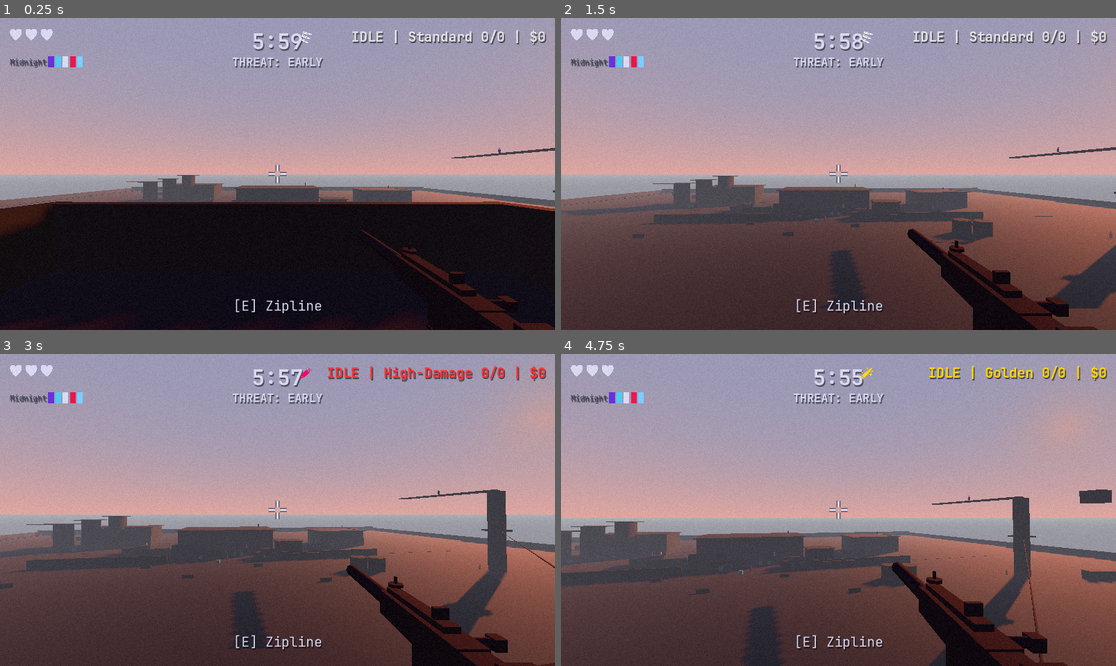
Above: before the commit, frames 1-4 (two rows, left to right).
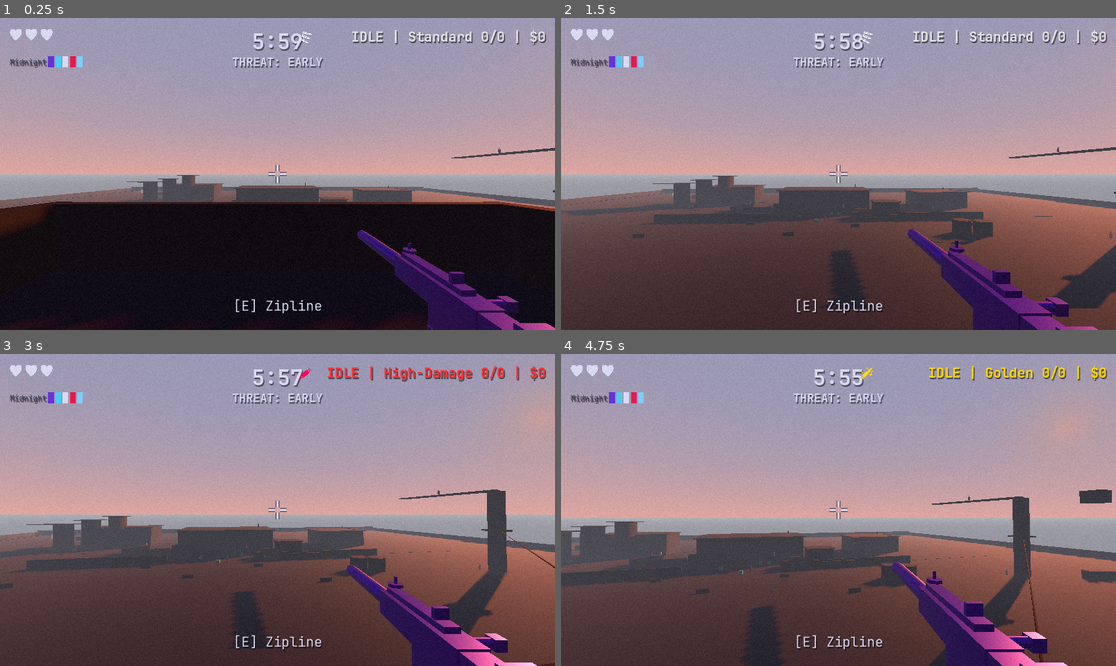
Above: after the commit, the same moments.

Repository: artemiiShabanov/UntitledSniperGame
Game: Godot game, scene res://scenes/levels/industrial_yard.tscn
The game is run twice, just before and just after one commit, with the same random seed, the same clock (stepped at 60 frames per second) and the same inputs. This scene is started directly instead of the project's main scene.
Inputs (mouse positions are in pixels of both pictures, inside the frame that each line leads up to):
- Up to frame 1 (0.25 s): no input
- Up to frame 2 (1.5 s): tap Enter (ui_accept) at 0.5 s; move the mouse to (866, 174) at 0.52 s; hold Right mouse button (zoom) 0.53-1.28 s; hold W (move_forward) from 0.53 s (still down); tap Space (jump) at 0.77 s; move the mouse to (810, 174) at 1.27 s; tap 1 (ammo_1) at 1.35 s
- Up to frame 3 (3 s): keep holding W (move_forward); tap Space (jump) at 1.52 s; right-click (249, 510) at 1.55 s; move the mouse to (288, 503) at 2.02 s; hold Right mouse button (zoom) 2.03-2.78 s; tap 2 (ammo_2) at 2.1 s; move the mouse to (271, 516) at 2.77 s; tap 3 (ammo_3) at 2.85 s
- Up to frame 4 (4.75 s): keep holding W (move_forward); tap Space (jump) at 3.02, 3.77, 4.52 s; right-click (832, 516) at 3.05 s; move the mouse to (877, 513) at 3.52 s; hold Right mouse button (zoom) 3.53-4.28 s; tap 4 (ammo_4) at 3.6 s; tap R (reload) at 4.15 s; move the mouse to (794, 506) at 4.27 s; tap 5 (ammo_5) at 4.35 s; right-click (794, 506) at 4.55 s

The runs differ from the first frame. In frame 1, 3.4% of the frame differs, in the area x 25-100%, y 55-100%; in frame 2, 3.5%; in frame 3, 3.5%; in frame 4, 3.7%, in the area x 59-92%, y 66-100%.

Commit message:
Add barrel mods (extended, improvised suppressor, tactical) and fix 3 bugs
Barrel slot: Extended Barrel (high velocity), Improvised Suppressor (bottle
silencer, reduced loudness + velocity), Tactical Barrel (suppressed, no
velocity penalty). Suppressed barrels reduce both gunshot and bullet impact
sound radius, and play a distinct fire sound.

Bug fixes:
- Weapon no longer fires when UI panels are open (check mouse capture state)
- Viewmodel palette no longer overwritten by level bulk coloring
- Mod shop now refreshes viewmodel in real-time after equipping

Also removes unused mod icon PNGs.

Co-Authored-By: Claude Opus 4.6 <noreply@anthropic.com>

Diff:
--- a/data/audio/default_bank.tres
+++ b/data/audio/default_bank.tres
@@ -1,10 +1,11 @@
-[gd_resource type="Resource" script_class="AudioBank" load_steps=71 format=3 uid="uid://cvo07nawx1r04"]
+[gd_resource type="Resource" script_class="AudioBank" load_steps=73 format=3 uid="uid://cvo07nawx1r04"]
 
 [ext_resource type="Script" uid="uid://cp8ye6sssyfa1" path="res://scripts/systems/audio_bank.gd" id="1"]
 [ext_resource type="Script" uid="uid://capyglx2gl8of" path="res://scripts/systems/audio_bank_entry.gd" id="2"]
 [ext_resource type="AudioStream" uid="uid://dcxo1nihpjl06" path="res://data/audio/Weapon/fire.mp3" id="2_omlv1"]
 [ext_resource type="AudioStream" uid="uid://ctgml41ybi2lw" path="res://data/audio/generated/menu_confirm.wav" id="3_12p6r"]
 [ext_resource type="AudioStream" uid="uid://dg8t62c63wikd" path="res://data/audio/Weapon/dry.mp3" id="3_85agu"]
+[ext_resource type="AudioStream" uid="uid://c7gsvgn3hbmb7" path="res://data/audio/Weapon/rifle_fire_suppressed.wav" id="3_avsm5"]
 [ext_resource type="AudioStream" uid="uid://c6harhlfh0b6a" path="res://data/audio/Player/hitHurt-2.wav" id="3_j8scr"]
 [ext_resource type="AudioStream" uid="uid://dlqw1wffl6ooc" path="res://data/audio/Player/breath_in.mp3" id="3_s4h8c"]
 [ext_resource type="AudioStream" uid="uid://drmus5de885g0" path="res://data/audio/Weapon/rifle_reload.mp3" id="4_avsm5"]
@@ -43,6 +44,14 @@
 pitch_variance = 0.05
 bus = &"SFX"
 
+[sub_resource type="Resource" id="rifle_fire_suppressed"]
+script = ExtResource("2")
+id = &"rifle_fire_suppressed"
+stream = ExtResource("3_avsm5")
+volume_db = -12.0
+pitch_variance = 0.03
+bus = &"SFX"
+
 [sub_resource type="Resource" id="rifle_dry"]
 script = ExtResource("2")
 id = &"rifle_dry"
@@ -322,4 +331,4 @@
 
 [resource]
 script = ExtResource("1")
-entries = Array[ExtResource("2")]([SubResource("rifle_fire"), SubResource("rifle_dry"), SubResource("rifle_reload"), SubR …(926 unchanged characters)…
+entries = Array[ExtResource("2")]([SubResource("rifle_fire"), SubResource("rifle_fire_suppressed"), SubResource("rifle_dry"), SubResource("rifle_reload"), SubR …(926 unchanged characters)…
--- a/scripts/data/mod_registry.gd
+++ b/scripts/data/mod_registry.gd
@@ -37,9 +37,23 @@
 		{"muzzle_velocity": 300.0, "bullet_gravity": 9.8}
 	))
 	_add(RifleMod.create(
-		"barrel_long", "Long Barrel", "barrel", 300,
-		"Extended barrel for higher muzzle velocity. Less bullet drop at range.",
+		"barrel_extended", "Extended Barrel", "barrel", 300,
+		"Longer barrel for higher muzzle velocity. Less bullet drop at range.",
 		{"muzzle_velocity": 420.0, "bullet_gravity": 9.8}
+	))
+	_add(RifleMod.create(
+		"barrel_improvised_suppressor", "Improvised Suppressor", "barrel", 150,
+		"A bottle jammed on the muzzle. Quieter shots, but velocity suffers.",
+		{"muzzle_velocity": 240.0, "bullet_gravity": 9.8,
+		 "gunshot_loudness": 15.0, "impact_loudness": 8.0},
+		"suppressed"
+	))
+	_add(RifleMod.create(
+		"barrel_tactical", "Tactical Barrel", "barrel", 500,
+		"Integrated suppressor. Silent and precise — no velocity penalty.",
+		{"muzzle_velocity": 300.0, "bullet_gravity": 9.8,
+		 "gunshot_loudness": 20.0, "impact_loudness": 10.0},
+		"suppressed"
 	))
 
 	# ── Stock ─────────────────────────────────────────────────────────────
--- a/scripts/hub/hub.gd
+++ b/scripts/hub/hub.gd
@@ -71,6 +71,7 @@
 	save_terminal.save_completed.connect(_on_save_completed)
 	mod_bench.mod_requested.connect(_on_mod_requested)
 	mod_shop.shop_closed.connect(_on_mod_shop_closed)
+	mod_shop.mod_equipped.connect(_on_mod_equipped)
 	skill_board.skill_requested.connect(_on_skill_requested)
 	skill_shop.shop_closed.connect(_on_skill_shop_closed)
 	contract_panel.contract_selected.connect(_on_contract_selected)
@@ -270,6 +271,13 @@
 	_open_panel(mod_shop)
 
 
+func _on_mod_equipped() -> void:
+	if _player:
+		var viewmodel: RifleViewmodel = _player.get_node_or_null("Head/Camera3D/RifleViewmodel")
+		if viewmodel:
+			viewmodel.refresh_loadout()
+
+
 func _on_mod_shop_closed() -> void:
 	_close_active_panel()
 
--- a/scripts/hub/mod_shop.gd
+++ b/scripts/hub/mod_shop.gd
@@ -4,6 +4,7 @@
 ## Buying requires confirmation.
 
 signal shop_closed
+signal mod_equipped
 
 @onready var credits_label: Label = $VBox/CreditsLabel
 @onready var tab_bar: HBoxContainer = $VBox/TabBar
@@ -274,6 +275,7 @@
 	SaveManager.equip_mod(mod.id)
 	AudioManager.play_sfx_2d(&"menu_confirm")
 	_refresh()
+	mod_equipped.emit()
 
 
 func _format_stats(mod: RifleMod) -> String:
--- a/scripts/player/rifle_viewmodel.gd
+++ b/scripts/player/rifle_viewmodel.gd
@@ -128,18 +128,40 @@
 	add_child(parent)
 	_mod_parts["barrel"] = parent
 
-	var is_long := mod_id == "barrel_long"
-	var length: float = 0.35 if is_long else 0.22
-	var radius: float = 0.012 if is_long else 0.014
-
-	# Barrel tube
-	var barrel := _make_cylinder("barrel_tube", radius, length, Vector3(0, 0, -0.09 - length / 2.0), Vector3(90, 0, 0))
-	parent.add_child(barrel)
-
-	# Muzzle brake (slightly wider end)
-	if is_long:
-		var brake := _make_box("muzzle_brake", Vector3(0.022, 0.022, 0.025), Vector3(0, 0, -0.09 - length + 0.012))
-		parent.add_child(brake)
+	match mod_id:
+		"barrel_extended":
+			# Long barrel with muzzle brake
+			var barrel := _make_cylinder("barrel_tube", 0.012, 0.35, Vector3(0, 0, -0.09 - 0.175), Vector3(90, 0, 0))
+			parent.add_child(barrel)
+			var brake := _make_box("muzzle_brake", Vector3(0.022, 0.022, 0.025), Vector3(0, 0, -0.09 - 0.35 + 0.012))
+			parent.add_child(brake)
+
+		"barrel_improvised_suppressor":
+			# Standard-length barrel with a crude bottle silencer on the end
+			var barrel := _make_cylinder("barrel_tube", 0.014, 0.22, Vector3(0, 0, -0.09 - 0.11), Vector3(90, 0, 0))
+			parent.add_child(barrel)
+			# Bottle body — wider cylinder, slightly off-center for janky look
+			var bottle := _make_cylinder("bottle_body", 0.025, 0.08, Vector3(0.002, 0.001, -0.09 - 0.22 - 0.03), Vector3(90, 0, 0))
+			parent.add_child(bottle)
+			# Bottle neck — narrower, wraps around barrel end
+			var neck := _make_cylinder("bottle_neck", 0.016, 0.025, Vector3(0.002, 0.001, -0.09 - 0.20), Vector3(90, 0, 0))
+			parent.add_child(neck)
+
+		"barrel_tactical":
+			# Barrel with integrated suppressor shroud
+			var barrel := _make_cylinder("barrel_tube", 0.012, 0.28, Vector3(0, 0, -0.09 - 0.14), Vector3(90, 0, 0))
+			parent.add_child(barrel)
+			# Suppressor shroud — clean cylinder over the front half
+			var shroud := _make_cylinder("suppressor_shroud", 0.02, 0.14, Vector3(0, 0, -0.09 - 0.28 + 0.04), Vector3(90, 0, 0))
+			parent.add_child(shroud)
+			# Suppressor cap
+			var cap := _make_cylinder("suppressor_cap", 0.022, 0.008, Vector3(0, 0, -0.09 - 0.28 - 0.03 + 0.004), Vector3(90, 0, 0))
+			parent.add_child(cap)
+
+		_:
+			# Standard barrel
+			var barrel := _make_cylinder("barrel_tube", 0.014, 0.22, Vector3(0, 0, -0.09 - 0.11), Vector3(90, 0, 0))
+			parent.add_child(barrel)
 
 
 func _build_stock(mod_id: String) -> void:
--- a/scripts/player/weapon.gd
+++ b/scripts/player/weapon.gd
@@ -45,11 +45,18 @@
 @export var muzzle_velocity: float = 300.0
 @export var bullet_gravity: float = 9.8
 
+## Sound
+@export var gunshot_loudness: float = 50.0
+@export var impact_loudness: float = 20.0
+
 ## ── State ────────────────────────────────────────────────────────────────────
 
 var state: State = State.IDLE
 var is_scoped: bool = false
 var state_timer: float = 0.0
+
+## Barrel special
+var _suppressed: bool = false
 
 ## Sway & breath
 var sway_time: float = 0.0
@@ -115,6 +122,8 @@
 		for prop: String in mod.stat_overrides:
 			if prop in self:
 				set(prop, mod.stat_overrides[prop])
+		if mod.special == "suppressed":
+			_suppressed = true
 
 	# Apply skill bonuses (after mods so they stack)
 	var breath_bonus: float = SaveManager.get_skill_stat_bonus("breath_max")
@@ -131,7 +140,9 @@
 	_process_scope(delta)
 	_process_sway(delta)
 	_process_breath(delta)
-	_process_input()
+	# Only process weapon input when mouse is captured (not in UI panels)
+	if Input.mouse_mode == Input.MOUSE_MODE_CAPTURED:
+		_process_input()
 
 
 ## ── State machine ────────────────────────────────────────────────────────────
@@ -361,13 +372,15 @@
 
 	# Delegate ammo property application to AmmoManager
 	ammo.configure_bullet(bullet, muzzle_velocity, bullet_gravity)
+	bullet.impact_loudness = impact_loudness
 
 	get_tree().root.add_child(bullet)
 	bullet.global_position = spawn_pos
 
 	# Muzzle flash VFX + audio
 	VFXFactory.spawn_muzzle_flash(spawn_pos + spawn_dir * 0.3, spawn_dir, false)
-	AudioManager.play_sfx(&"rifle_fire", spawn_pos)
+	var fire_sound: StringName = &"rifle_fire_suppressed" if _suppressed else &"rifle_fire"
+	AudioManager.play_sfx(fire_sound, spawn_pos)
 
 	_propagate_gunshot_sound(spawn_pos)
 
@@ -396,14 +409,12 @@
 
 ## ── Sound propagation ────────────────────────────────────────────────────────
 
-const GUNSHOT_LOUDNESS: float = 50.0
-
 func _propagate_gunshot_sound(origin: Vector3) -> void:
 	var enemies := get_tree().get_nodes_in_group("enemy")
 	for enemy in enemies:
 		if enemy.has_method("hear_sound"):
-			enemy.hear_sound(origin, GUNSHOT_LOUDNESS)
+			enemy.hear_sound(origin, gunshot_loudness)
 	var npcs := get_tree().get_nodes_in_group("npc")
 	for npc in npcs:
 		if npc.has_method("hear_sound"):
-			npc.hear_sound(origin, GUNSHOT_LOUDNESS)
+			npc.hear_sound(origin, gunshot_loudness)
--- a/scripts/projectile/bullet.gd
+++ b/scripts/projectile/bullet.gd
@@ -117,17 +117,17 @@
 		_whizz_played = true
 
 
-const IMPACT_LOUDNESS: float = 20.0
+var impact_loudness: float = 20.0
 
 func _propagate_impact_sound(impact_pos: Vector3) -> void:
 	var enemies := get_tree().get_nodes_in_group("enemy")
 	for enemy in enemies:
 		if enemy.has_method("hear_sound"):
-			enemy.hear_sound(impact_pos, IMPACT_LOUDNESS)
+			enemy.hear_sound(impact_pos, impact_loudness)
 	var npcs := get_tree().get_nodes_in_group("npc")
 	for npc in npcs:
 		if npc.has_method("hear_sound"):
-			npc.hear_sound(impact_pos, IMPACT_LOUDNESS)
+			npc.hear_sound(impact_pos, impact_loudness)
 
 
 func _apply_tracer_material(color: Color, emission: float, mesh_scale: Vector3) -> void:
--- a/scripts/systems/audio_placeholder.gd
+++ b/scripts/systems/audio_placeholder.gd
@@ -17,6 +17,7 @@
 static var PLACEHOLDER_MAP: Dictionary = {
 	# Weapon
 	&"rifle_fire": "noise_burst",
+	&"rifle_fire_suppressed": "suppressed_shot",
 	&"rifle_dry": "click",
 	&"rifle_reload": "tone_short",
 	&"rifle_bolt": "click_low",
@@ -70,6 +71,8 @@
 static func make_placeholder(kind: String) -> AudioStreamWAV:
 	## Creates a placeholder AudioStreamWAV for the given kind string.
 	match kind:
+		"suppressed_shot":
+			return noise_burst(0.08, 0.3)
 		"noise_burst":
 			return noise_burst(0.12, 0.7)
 		"noise_short":
--- a/scripts/systems/palette_manager.gd
+++ b/scripts/systems/palette_manager.gd
@@ -226,6 +226,9 @@
 			continue
 		# Skip if already bound (child of an entity that called bind_meshes)
 		if _is_bound_or_child_of_bound(node):
+			continue
+		# Skip if something else already manages this mesh's material
+		if node.material_override:
 			continue
 		# All unscripted meshes share one material — no per-node tracking needed
 		node.material_override = shared_mat
Binary file removed: assets/icons/mods/barrel_long.png
Not shown, removed: assets/icons/mods/barrel_long.png.import
Binary file removed: assets/icons/mods/barrel_standard.png
Not shown, removed: assets/icons/mods/barrel_standard.png.import
Binary file removed: assets/icons/mods/bolt_standard.png
Not shown, removed: assets/icons/mods/bolt_standard.png.import
Binary file removed: assets/icons/mods/magazine_extended.png
Not shown, removed: assets/icons/mods/magazine_extended.png.import
Binary file removed: assets/icons/mods/magazine_standard.png
Not shown, removed: assets/icons/mods/magazine_standard.png.import
Binary file removed: assets/icons/mods/scope_standard.png
Not shown, removed: assets/icons/mods/scope_standard.png.import
(and 5 more such lines)
